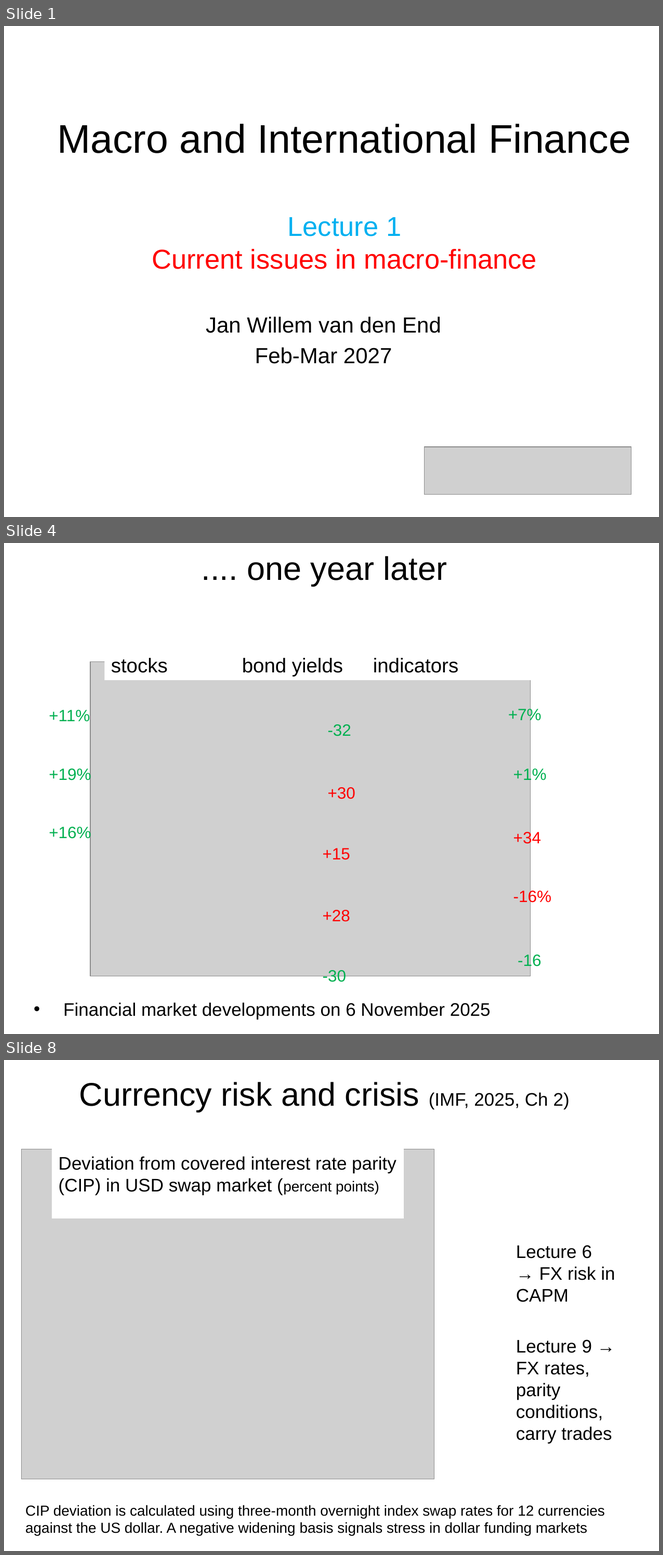
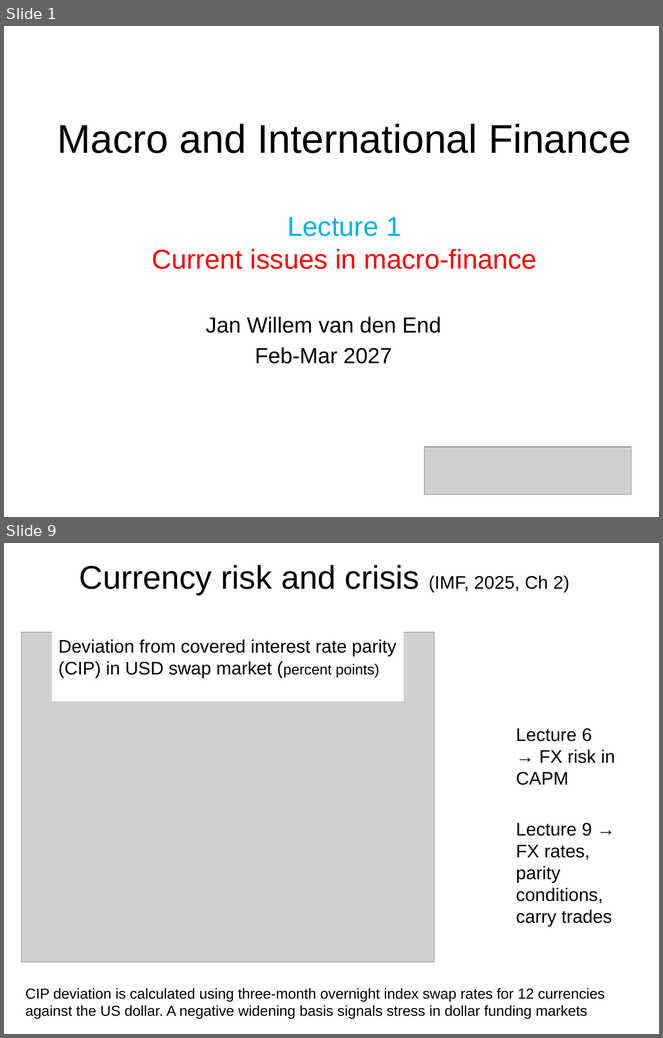
Before and after one commit to vandenEnd/VU, a slide deck: MIF_lecture_1_2027 V.pptx. Shown one above the other, each under a label of ours: slides 1, 4 and 8 before the commit, slides 1 and 9 after it; the slides between them are not shown. The pictures are 663x1555 and 663x1038 pixels, drawn with LibreOffice and Linux fonts; fonts in the diff are those of the drawing; grey boxes stand for pictures. Boxes give left, top, right and bottom in pixels: in the first picture for what was removed or moved away, otherwise in the second. Text is boxed around its words. In the diff, an @@ line names an element or a change of style, - is before the commit and + after.

```diff
--- a/MIF_lecture_1_2027 V.pptx
+++ b/MIF_lecture_1_2027 V.pptx
@@ slide 4 removed at [4, 543, 659, 1034], background #FFFFFF @@
@@ title removed at [247, 556, 447, 586] @@
-.... one year later
@@ rectangle removed at [105, 649, 588, 680] @@
-stocks bond yields indicators
@@ picture removed at [90, 662, 531, 977] @@
@@ text removed at [49, 710, 90, 721] @@
-+11%
@@ text removed at [508, 707, 542, 723] @@
-+7%
@@ text removed at [328, 724, 351, 736] @@
--32
@@ text removed at [49, 767, 91, 783] @@
-+19%
@@ text removed at [514, 767, 547, 783] @@
-+1%
@@ text removed at [328, 787, 356, 799] @@
-+30
@@ text removed at [49, 825, 91, 841] @@
-+16%
@@ text removed at [514, 831, 541, 847] @@
-+34
@@ text removed at [323, 848, 350, 860] @@
-+15
@@ text removed at [514, 889, 552, 905] @@
--16%
@@ text removed at [323, 910, 350, 922] @@
-+28
@@ text removed at [518, 953, 541, 969] @@
--16
@@ text removed at [323, 970, 346, 985] @@
--30
@@ text removed at [63, 1003, 491, 1020] @@
-• Financial market developments on 6 November 2025
@@ what was slide 8 is now slide 9 @@
```
Also in this commit, not shown: 3 slides changed, 4 slides added, 2 other slides removed, 6 other files.
